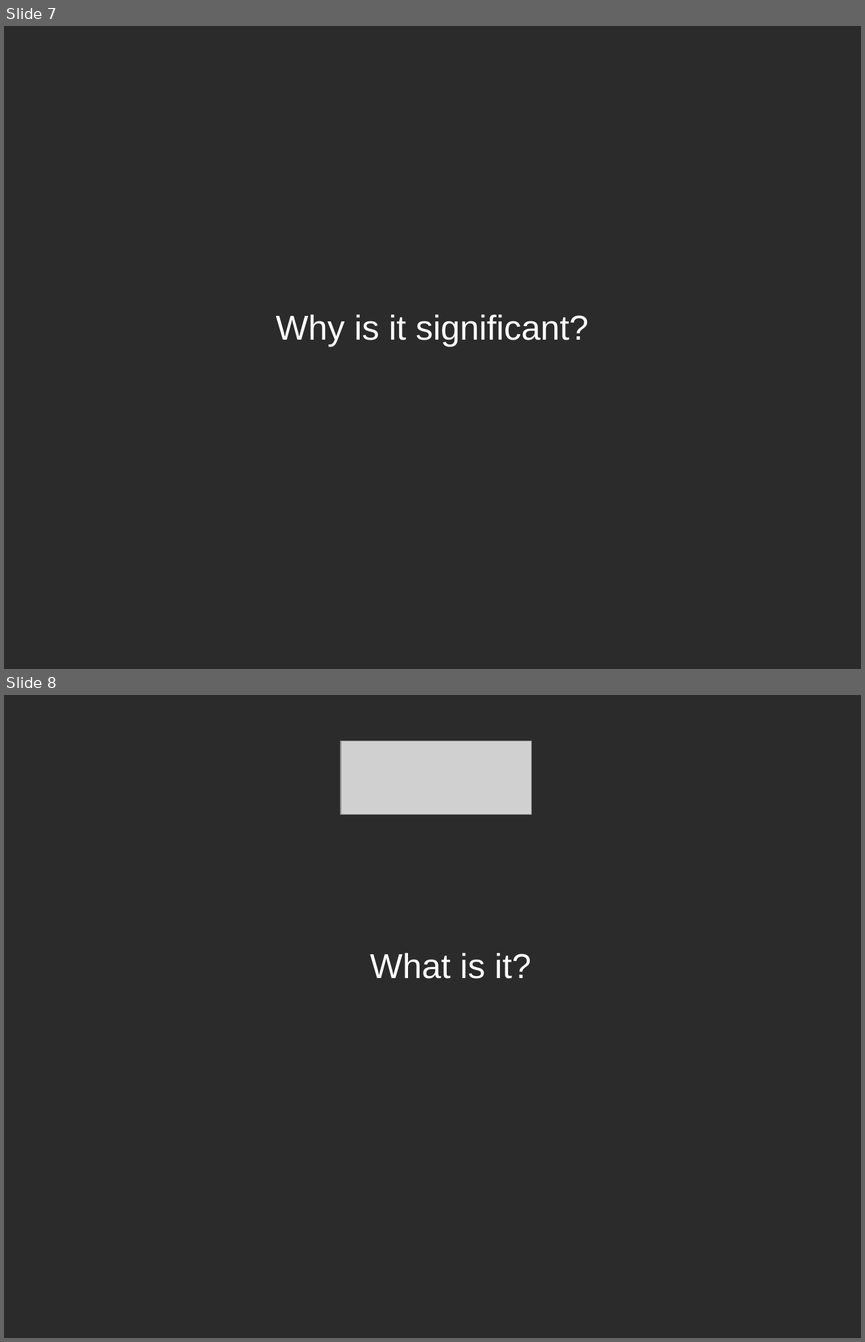
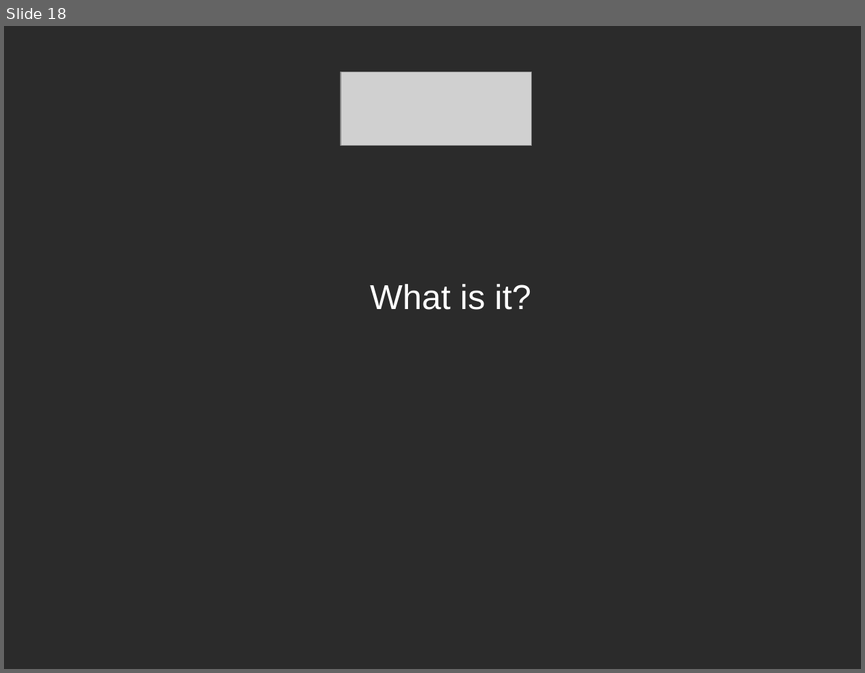
Before and after one commit to ruebot/SuperConference-2011---Cloud-computing, a slide deck: sc-2011-local-clouds.odp. Shown one above the other, each under a label of ours: slides 7 and 8 before the commit, slide 18 after it. The pictures are 865x1342 and 865x673 pixels, drawn with LibreOffice and Linux fonts; fonts in the diff are those of the drawing; grey boxes stand for pictures; background and template pictures are left out; a plain dark background stands for a picture behind light text. Boxes give left, top, right and bottom in pixels: in the first picture for what was removed or moved away, otherwise in the second. Text is boxed around its words. In the diff, an @@ line names an element or a change of style, - is before the commit and + after.

```diff
--- a/sc-2011-local-clouds.odp
+++ b/sc-2011-local-clouds.odp
@@ slide 7 removed at (4, 26, 861, 669), background picture (left out) @@
@@ subtitle removed at (276, 314, 588, 347) @@
-Why is it significant?
@@ what was slide 8 is now slide 18 @@
```
Also in this commit, not shown: 1 other slide removed, 1 other file.
